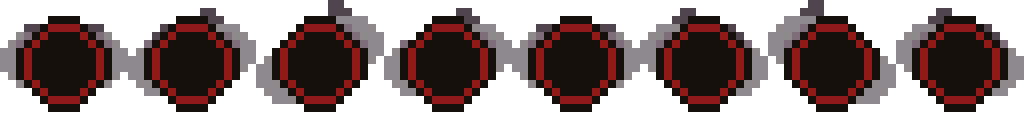
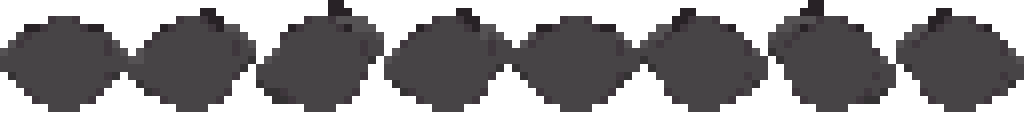
The second 1024 x 128 image is a revision of the first. Changes to its layers:
renamed "Player copy 5" to "Layer 8", opacity 100% → 50%, blend normal → multiply, moved it above "Layer 7", painted on it over [0, 0, 1024, 112]
removed layer "Player copy 5" (2nd of 4) over [640, 16, 768, 112]
removed layer "Player copy 5" (3rd of 4) over [896, 16, 1024, 112]
removed layer "Player copy 5" (4th of 4) over [512, 16, 640, 112]
removed layer "Player copy 2" over [256, 16, 384, 112]
removed layer "Player copy 3" over [384, 16, 512, 112]
removed layer "Player copy" over [128, 16, 256, 112]
removed layer "Player copy 4" over [512, 16, 640, 112]
removed layer "Player" over [0, 16, 128, 112]
painted on "Layer 7" over [0, 16, 1024, 112]
